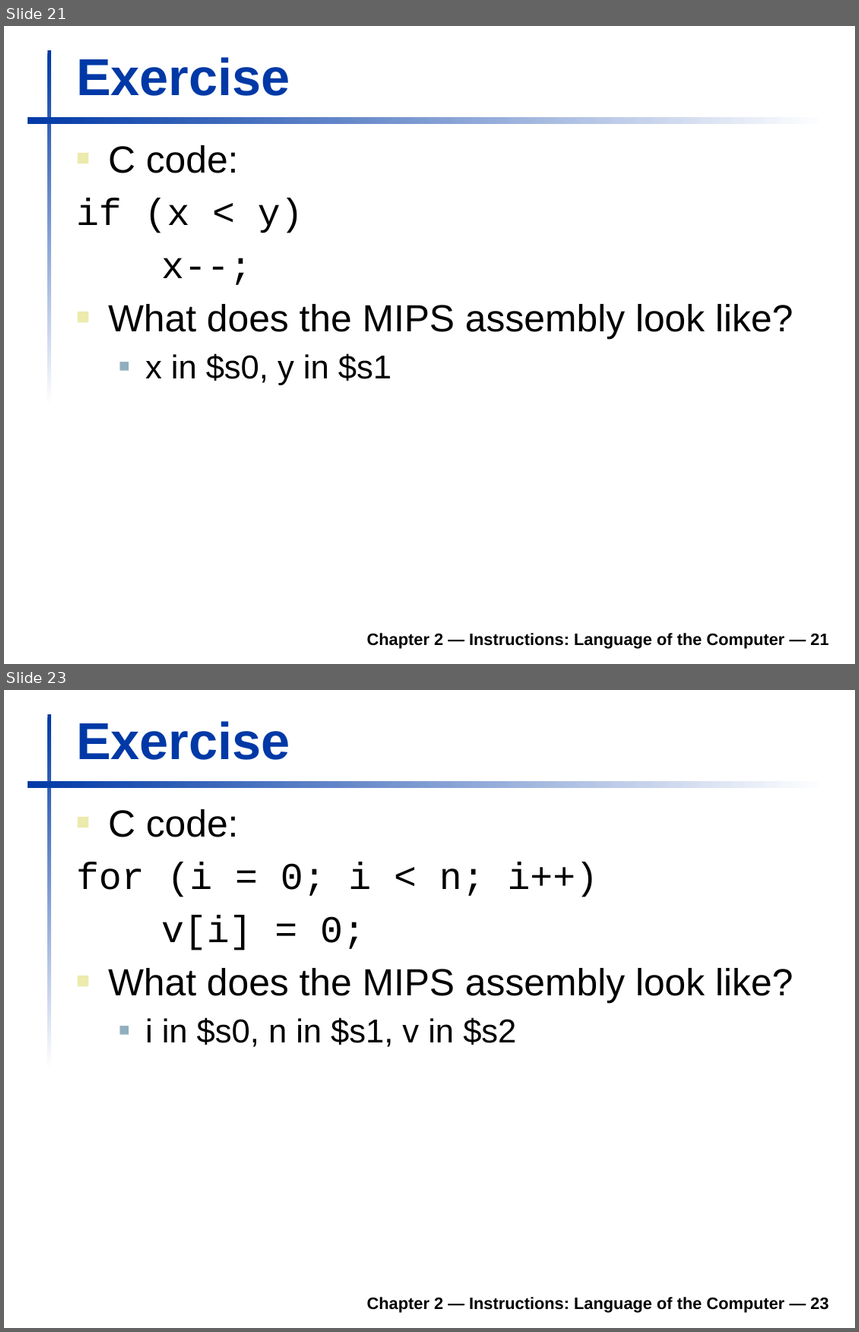
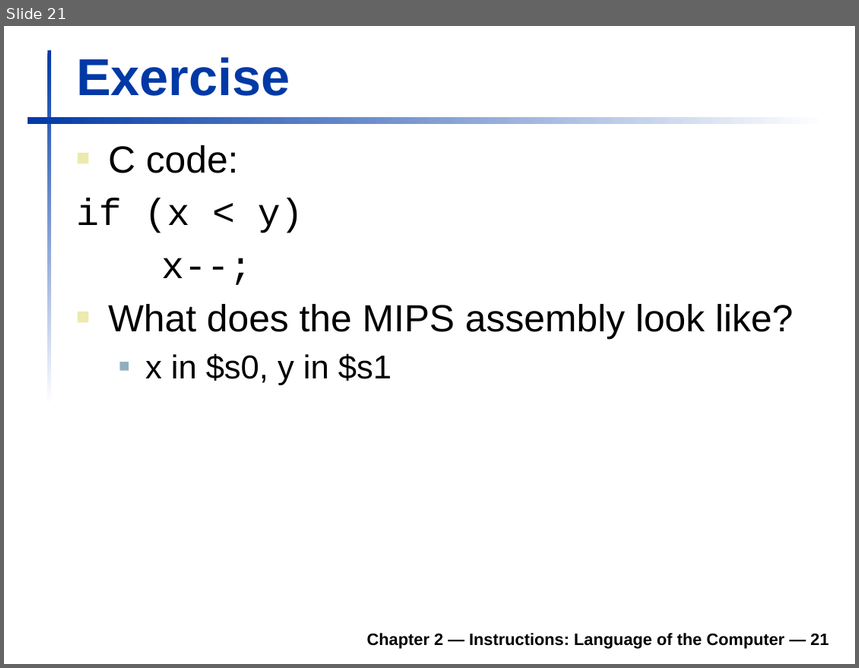
Before and after one commit to robertutterback/robertutterback.github.io, a slide deck: _courses/comp230/f18/L14.pptx. Shown one above the other, each under a label of ours: slides 21 and 23 before the commit, slide 21 after it; the slides between them are not shown. The pictures are 859x1332 and 859x668 pixels, drawn with LibreOffice and Linux fonts; fonts in the diff are those of the drawing; background and template pictures are left out. Boxes give left, top, right and bottom in pixels: in the first picture for what was removed or moved away, otherwise in the second. Text is boxed around its words. In the diff, an @@ line names an element or a change of style, - is before the commit and + after.

```diff
--- a/_courses/comp230/f18/L14.pptx
+++ b/_courses/comp230/f18/L14.pptx
@@ slide 23 removed at <box>4,690,855,1328</box>, background #FFFFFF; not listed: 2 template elements that a slide beside it also shows @@
@@ title removed at <box>76,721,290,760</box> @@
-Exercise
@@ text removed at <box>76,809,793,1047</box> @@
-■ C code:
-for (i = 0; i < n; i++)
-v[i] = 0;
-■ What does the MIPS assembly look like?
-  ■ i in $s0, n in $s1, v in $s2
@@ text removed at <box>367,1297,829,1313</box> @@
-Chapter 2 — Instructions: Language of the Computer — 23
```
Also in this commit, not shown: 1 slide changed, 1 other slide removed.
